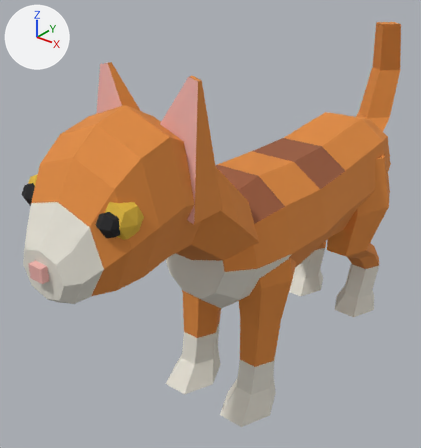
One commit to the glTF model site/models/GN_CatTabby_faceted_01.glb: the scene before it, then after it.
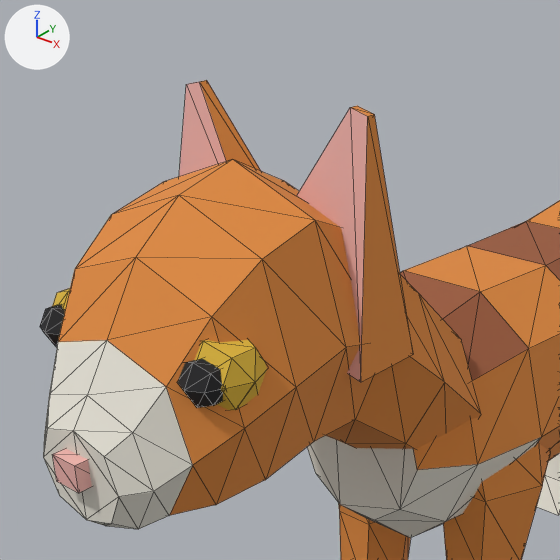
Each version is shown whole from a 50 mm lens placed at (0.321, -0.525, 0.467), pointed at (-0.048, -0.064, 0.181), then close up on the part from 0% to 72% of the width and 4% to 72% of the height. Arrows for +X, +Y and +Z are at upper left; the lights stay in place. The first two pictures are the older version. The close-ups show mesh edges as thin lines. Vertices at exactly the same position are counted once.

Script lines for the objects in view, before the commit:
```python
me_gn_cattabby_faceted = bpy.data.meshes.new('GN_CatTabby_faceted')
me_gn_cattabby_faceted.from_pydata(...)  # 478 vertices, 900 faces; spans x -0.08..0.08, y -0.323..0.282, z 0.0..0.379
me_gn_cattabby_faceted.materials.append(mat_globalpalette)  # picture img_globalpalette
ob_gn_cattabby_faceted = bpy.data.objects.new('GN_CatTabby_faceted', me_gn_cattabby_faceted)
ob_gn_cattabby_faceted.location = (0.0, 0.0, 0.0)
```
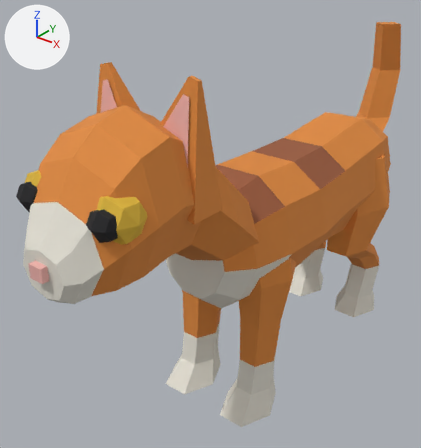
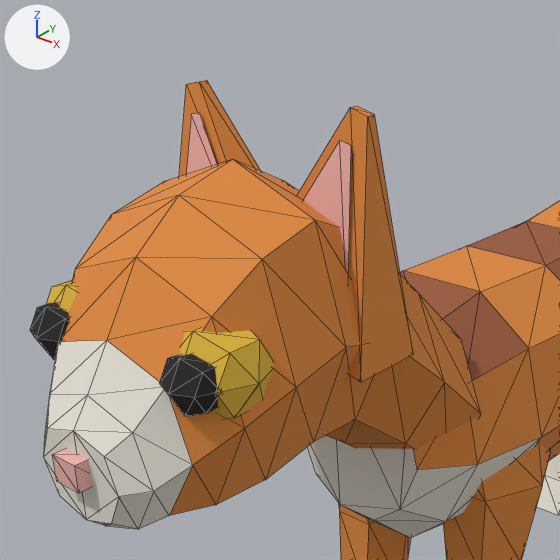
The edits, one by one:
me_gn_cattabby_faceted is used by ob_gn_cattabby_faceted; location (0.0, 0.0, 0.0).
Verts and faces of me_gn_cattabby_faceted; kept vertices keep their numbers, new ones are numbered from 478.
me_gn_cattabby_faceted had 478 vertices, 900 faces and spanned x -0.08..0.08, y -0.323..0.282, z 0.0..0.379.
me_gn_cattabby_faceted now has 486 vertices, 904 faces and spans x -0.08..0.08, y -0.323..0.282, z 0.0..0.379.
Part 1, on me_gn_cattabby_faceted:
56 vertices are removed from x -0.057..0.057, y -0.29..-0.263, z 0.282..0.307.
168 faces are deleted.
64 vertices move from x -0.057..0.052, y -0.297..-0.258, z 0.278..0.307 to x -0.053..0.059, y -0.302..-0.254, z 0.274..0.311.
56 vertices are added at x -0.059..0.059, y -0.298..-0.26, z 0.274..0.293.
168 new faces join them.
Part 2, on me_gn_cattabby_faceted:
New vertex 502 is at (-0.003, -0.217, 0.308).
New vertex 503 is at (-0.04, -0.206, 0.367), pixel (199, 112).
New vertex 504 is at (-0.046, -0.206, 0.365), pixel (191, 114).
New vertex 505 is at (-0.051, -0.217, 0.296).
New vertex 506 is at (0.051, -0.217, 0.296).
New vertex 507 is at (0.046, -0.206, 0.365), pixel (351, 145).
New vertex 508 is at (0.04, -0.206, 0.367), pixel (339, 140).
New vertex 509 is at (0.003, -0.217, 0.308).
New faces: (502, 503, 504), (502, 504, 505), (506, 507, 508), (506, 508, 509).
me_gn_cattabby_faceted part 3: 4 kept faces spanning x -0.06..0.06, y -0.218..-0.203, z 0.272..0.379 get new texture (UV) coordinates.

Where the change shows, as pixel boxes (x1, y1, x2, y2) in the close-ups (560 x 560 px; the box of a moved part takes in the faces that stretch with it):
'GN_CatTabby_faceted', reshaped
    before: (40, 80, 560, 560)
    after: (30, 80, 560, 560)
part 1 of me_gn_cattabby_faceted, moved or reshaped
    before: (40, 289, 267, 410)
    after: (30, 281, 274, 419)
part 2 of me_gn_cattabby_faceted, added
    after: (186, 113, 351, 273)
part 3 of me_gn_cattabby_faceted, surface changed
    both: (179, 82, 368, 382)
